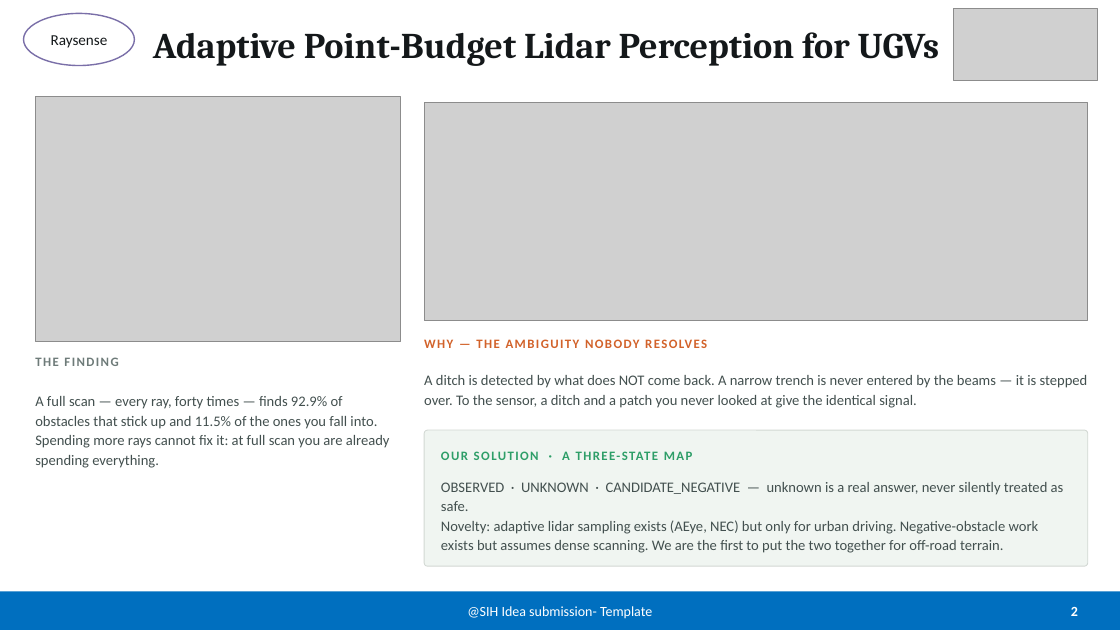
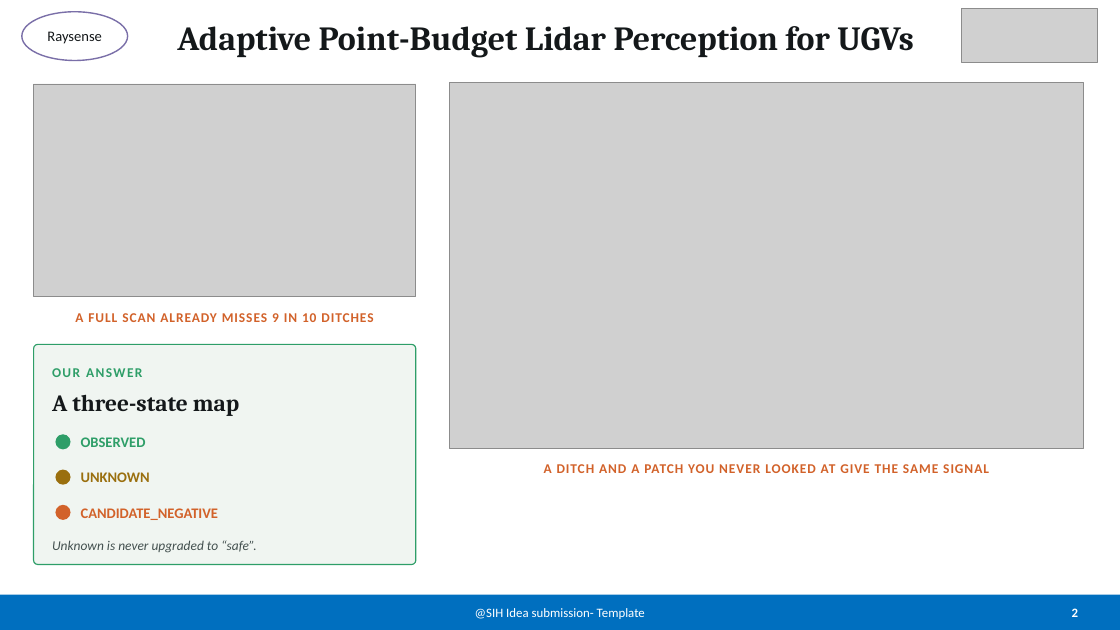
Before and after one commit to jnanottamgy/Raysense_sih, a slide deck: slide 2 of presentation/SIH2026_Raysense_CORRECTED.pptx. Drawn at 1120x630 pixels with LibreOffice and Linux fonts; fonts in the diff are those of the drawing; grey boxes stand for pictures. Boxes give left, top, right and bottom in pixels: in the first picture for what was removed or moved away, otherwise in the second. Text is boxed around its words. In the diff, an @@ line names an element or a change of style, - is before the commit and + after.

```diff
--- a/presentation/SIH2026_Raysense_CORRECTED.pptx
+++ b/presentation/SIH2026_Raysense_CORRECTED.pptx
@@ text "Raysense" at <box>47,31,102,44</box>: size 13 to 12.5 pt @@
@@ ellipse: place and size @@
-ellipse at <box>24,13,134,66</box>
+ellipse at <box>22,12,128,60</box>
@@ text "Adaptive Point-Budget Lidar Perception for ...": place and size @@
-text "Adaptive Point-Budget Lidar Perception for ..." at <box>153,32,940,66</box>
+text "Adaptive Point-Budget Lidar Perception for ..." at <box>177,26,913,58</box>
@@ text "Adaptive Point-Budget Lidar Perception for ..." at <box>177,26,913,58</box>: size 31 to 29 pt @@
@@ picture: place and size @@
-picture at <box>954,8,1098,81</box>
+picture at <box>962,8,1098,62</box>
@@ picture: place and size @@
-picture at <box>35,97,401,342</box>
+picture at <box>34,84,416,297</box>
@@ picture: place and size @@
-picture at <box>424,103,1088,321</box>
+picture at <box>450,82,1084,449</box>
@@ text at <box>75,313,373,322</box>: text changed; size 11 to 11.5 pt; text colour #6E7B79 to #D2622A @@
-THE FINDING
+A FULL SCAN ALREADY MISSES 9 IN 10 DITCHES
@@ rounded rectangle added at <box>34,344,416,565</box>, fill #F0F5F1, outline #2E9E68 1 pt @@
@@ text removed at <box>424,332,1088,355</box> @@
-WHY — THE AMBIGUITY NOBODY RESOLVES
@@ text added at <box>52,360,397,385</box>, 11.5 pt, text #2E9E68, bold @@
+OUR ANSWER
@@ text removed at <box>35,396,390,468</box> @@
-A full scan — every ray, forty times — finds 92.9% of obstacles that stick up and 11.5% of the ones you fall into. Spending more rays cannot fix it: at full scan you are already spending everything.
@@ text at <box>52,394,239,416</box>: text changed; size 11 to 20 pt; font Calibri to Cambria; text colour #2E9E68 to #14181A @@
-OUR SOLUTION · A THREE-STATE MAP
+A three-state map
@@ ellipse added at <box>55,434,71,450</box>, fill #2E9E68 @@
@@ text added at <box>81,437,146,447</box>, 12.5 pt, text #2E9E68, bold @@
+OBSERVED
@@ rounded rectangle removed at <box>424,430,1088,566</box> @@
@@ ellipse added at <box>55,470,71,485</box>, fill #9A6F0E @@
@@ text added at <box>81,472,150,482</box>, 12.5 pt, text #9A6F0E, bold @@
+UNKNOWN
@@ text at <box>544,464,989,473</box>: text changed; size 12.5 to 11.5 pt; text colour #43504F to #D2622A; bold on @@
-A ditch is detected by what does NOT come back. A narrow trench is never entered by the beams — it is stepped over. To the sensor, a ditch and a patch you never looked at give the identical signal.
+A DITCH AND A PATCH YOU NEVER LOOKED AT GIVE THE SAME SIGNAL
@@ ellipse added at <box>55,505,71,520</box>, fill #D2622A @@
@@ text added at <box>81,508,218,520</box>, 12.5 pt, text #D2622A, bold @@
+CANDIDATE_NEGATIVE
@@ text removed at <box>441,482,1064,553</box> @@
-OBSERVED · UNKNOWN · CANDIDATE_NEGATIVE — unknown is a real answer, never silently treated as safe.
-Novelty: adaptive lidar sampling exists (AEye, NEC) but only for urban driving. Negative-obstacle work exists but assumes dense scanning. We are the first to put the two together for off-road terrain.
@@ text added at <box>52,540,257,553</box>, 11.5 pt, text #43504F, italic @@
+Unknown is never upgraded to “safe”.
@@ text "@SIH Idea submission- Template" at <box>475,608,645,619</box>: size 12 to 11 pt @@
@@ text "2" at <box>1072,608,1078,617</box>: size 12 to 11 pt @@
```
Also in this commit, not shown: 5 other slides changed, 10 other files.
